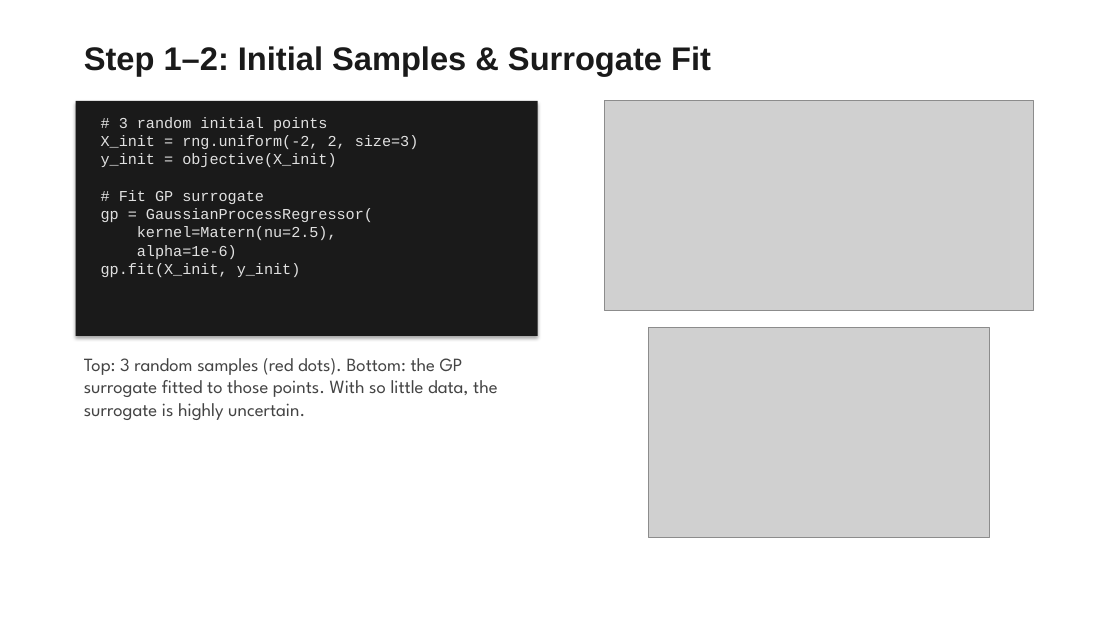
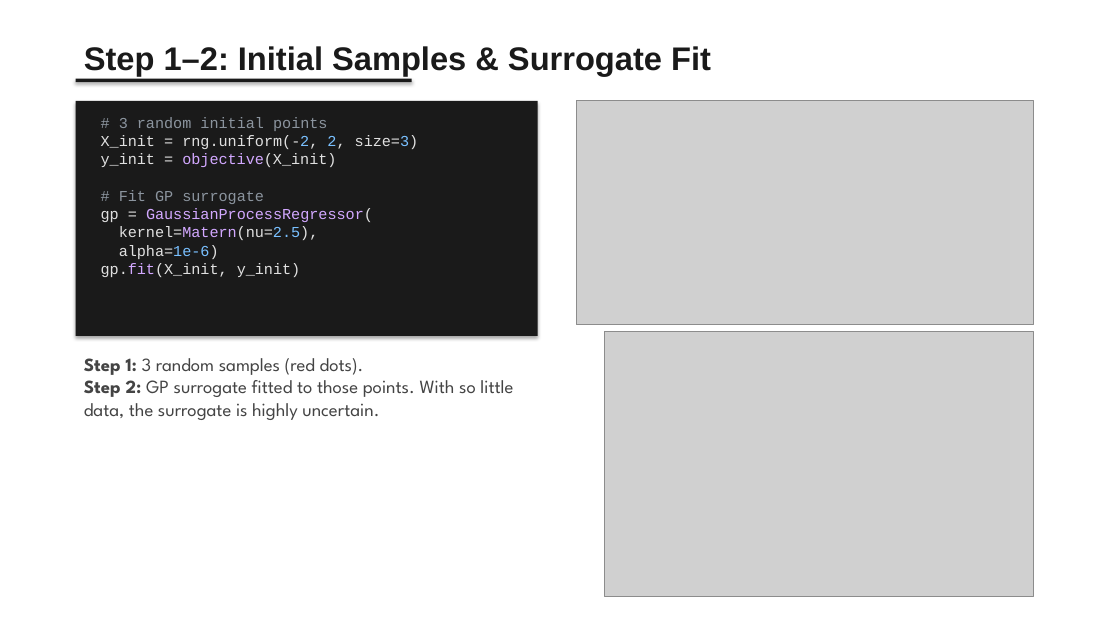
Before and after one commit to AHMalik2000/KIMM-Shared-Data, a slide deck: slide 31 of presentation.pptx. Drawn at 1120x630 pixels with LibreOffice and Linux fonts; fonts in the diff are those of the drawing; grey boxes stand for pictures. Boxes give left, top, right and bottom in pixels: in the first picture for what was removed or moved away, otherwise in the second. Text is boxed around its words. In the diff, an @@ line names an element or a change of style, - is before the commit and + after.

```diff
--- a/presentation.pptx
+++ b/presentation.pptx
@@ rectangle added at [76,79,412,82], fill #1A1A1A @@
@@ text "# 3 random initial points ..." at [101,117,419,277]: text colour #E0E0E0 to #8B949E in "# 3 random initial points # Fit ..."; text colour #E0E0E0 to #79C0FF in "rng.uniform(-2, 2, size=3) kernel=Matern(nu=2.5), alpha=1e-6 ..."; text colour #E0E0E0 to #D2A8FF in "objective(X_init) GaussianProcessRegressor( kernel=Matern(nu ..." @@
@@ picture: place and size @@
-picture at [605,101,1034,311]
+picture at [576,101,1034,325]
@@ text at [84,358,513,420]: text changed @@
-Top: 3 random samples (red dots). Bottom: the GP surrogate fitted to those points. With so little data, the surrogate is highly uncertain.
+Step 1: 3 random samples (red dots).
+Step 2: GP surrogate fitted to those points. With so little data, the surrogate is highly uncertain.
@@ picture: place and size @@
-picture at [649,328,989,538]
+picture at [605,332,1034,597]
```
Also in this commit, not shown: 15 other slides changed.
